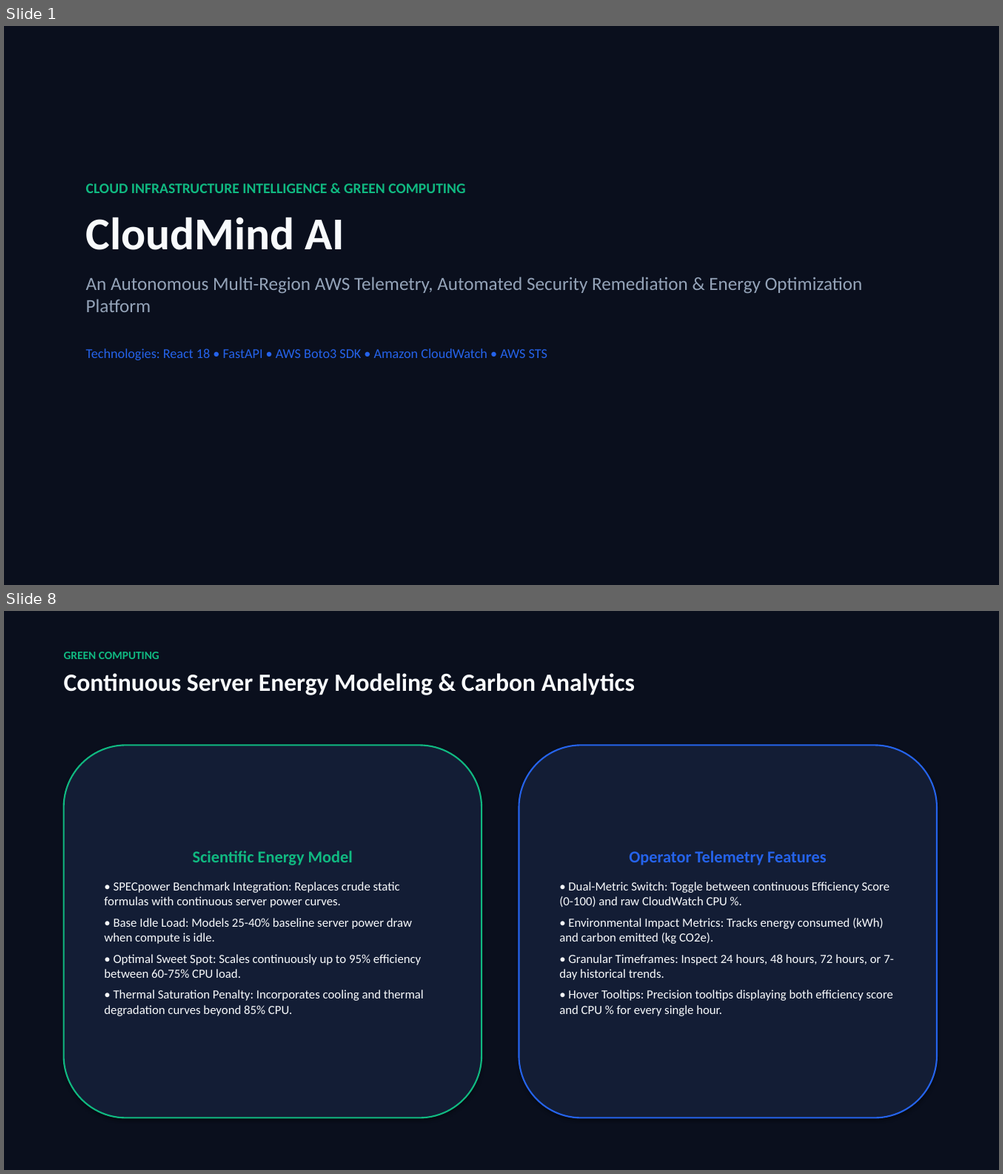
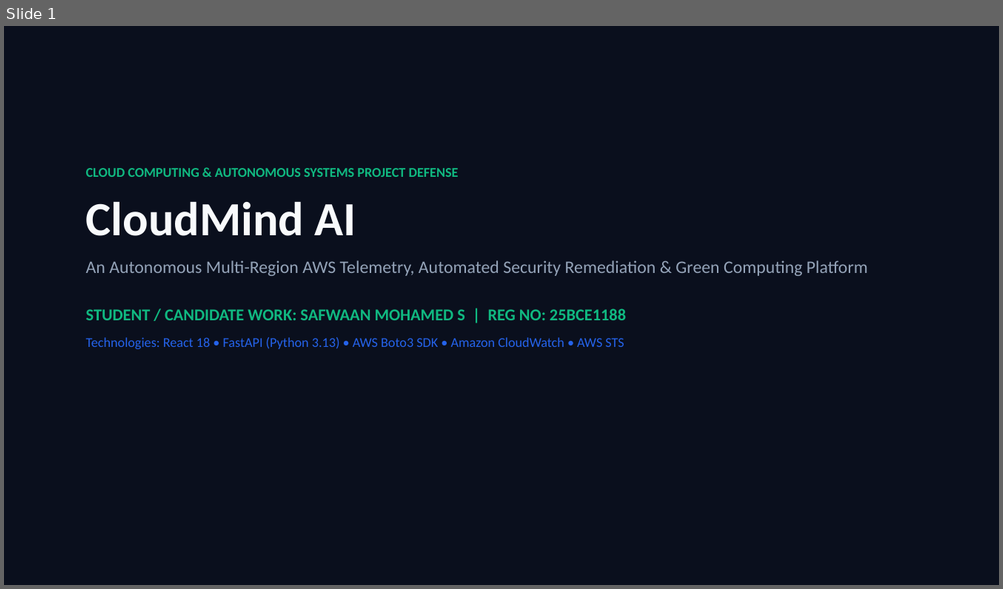
Before and after one commit to SMOS555/Cloudmind, a slide deck: CloudMind_AI_Project_Presentation.pptx. Shown one above the other, each under a label of ours: slides 1 and 8 before the commit, slide 1 after it; the slides between them are not shown. The pictures are 1003x1174 and 1003x589 pixels, drawn with LibreOffice and Linux fonts; fonts in the diff are those of the drawing. Boxes give left, top, right and bottom in pixels: in the first picture for what was removed or moved away, otherwise in the second. Text is boxed around its words. In the diff, an @@ line names an element or a change of style, - is before the commit and + after.

Commit message:
docs: update full work presentation with all 7 screenshots and candidate contributions

```diff
--- a/CloudMind_AI_Project_Presentation.pptx
+++ b/CloudMind_AI_Project_Presentation.pptx
@@ slide 8 removed at box(4, 611, 999, 1170), background #0A0F1D @@
@@ text removed at box(64, 652, 634, 695) @@
-GREEN COMPUTING
-Continuous Server Energy Modeling & Carbon Analytics
@@ rounded rectangle removed at box(64, 745, 481, 1119) @@
-Scientific Energy Model
-• SPECpower Benchmark Integration: Replaces crude static formulas with continuous server power curves.
-• Base Idle Load: Models 25-40% baseline server power draw when compute is idle.
-• Optimal Sweet Spot: Scales continuously up to 95% efficiency between 60-75% CPU load.
-• Thermal Saturation Penalty: Incorporates cooling and thermal degradation curves beyond 85% CPU.
@@ rounded rectangle removed at box(519, 745, 936, 1119) @@
-Operator Telemetry Features
-• Dual-Metric Switch: Toggle between continuous Efficiency Score (0-100) and raw CloudWatch CPU %.
-• Environmental Impact Metrics: Tracks energy consumed (kWh) and carbon emitted (kg CO2e).
-• Granular Timeframes: Inspect 24 hours, 48 hours, 72 hours, or 7-day historical trends.
-• Hover Tooltips: Precision tooltips displaying both efficiency score and CPU % for every single hour.
@@ slide 1 changed as well @@
@@ text "CLOUD COMPUTING & AUTONOMOUS SYSTEMS ...": place and size @@
-text "CLOUD COMPUTING & AUTONOMOUS SYSTEMS ..." at box(86, 184, 862, 360)
+text "CLOUD COMPUTING & AUTONOMOUS SYSTEMS ..." at box(86, 168, 868, 349)
@@ text at box(86, 168, 458, 177): text changed; size 14 to 13 pt @@
-CLOUD INFRASTRUCTURE INTELLIGENCE & GREEN COMPUTING
+CLOUD COMPUTING & AUTONOMOUS SYSTEMS PROJECT DEFENSE
@@ text at box(86, 201, 356, 236): size 44 to 46 pt in "CloudMind AI" @@
@@ text at box(86, 261, 868, 349): text changed; size 18 to 17 pt @@
-An Autonomous Multi-Region AWS Telemetry, Automated Security Remediation & Energy Optimization Platform
-Technologies: React 18 • FastAPI • AWS Boto3 SDK • Amazon CloudWatch • AWS STS
+An Autonomous Multi-Region AWS Telemetry, Automated Security Remediation & Green Computing Platform
+STUDENT / CANDIDATE WORK: SAFWAAN MOHAMED S | REG NO: 25BCE1188
+Technologies: React 18 • FastAPI (Python 3.13) • AWS Boto3 SDK • Amazon CloudWatch • AWS STS
```
Also in this commit, not shown: 7 other slides changed, 9 slides added, 5 other slides removed, 10 other files.
